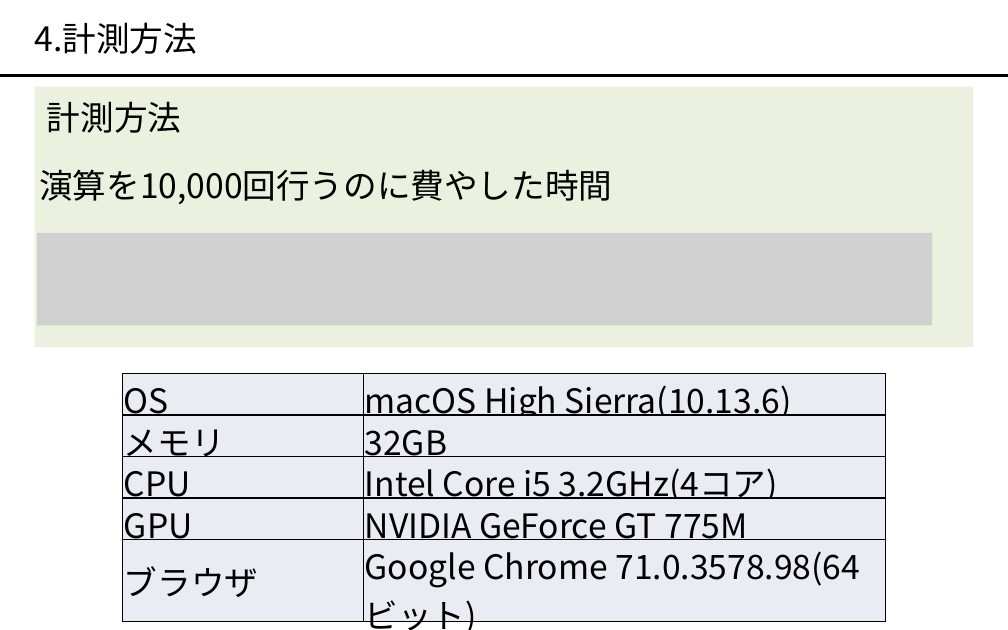
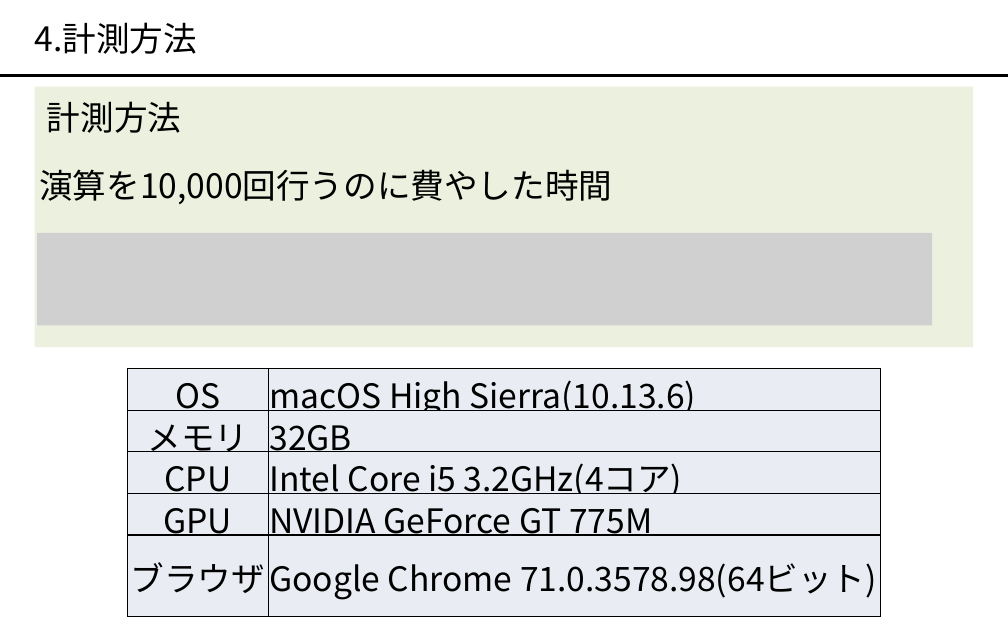
Before and after one commit to okmtaoo/-, a slide deck: slide 5 of presentation/出す.pptx. Drawn at 1008x630 pixels with LibreOffice and Linux fonts; fonts in the diff are those of the drawing; grey boxes stand for pictures. Boxes give left, top, right and bottom in pixels: in the first picture for what was removed or moved away, otherwise in the second. Text is boxed around its words. In the diff, an @@ line names an element or a change of style, - is before the commit and + after.

```diff
--- a/presentation/出す.pptx
+++ b/presentation/出す.pptx
@@ table at (127, 369, 880, 613) @@
@@ alignment left to centre @@
@@ table: place and size @@
-table at (123, 373, 886, 621)
+table at (127, 369, 880, 613)
```
Also in this commit, not shown: 5 other slides changed, 2 slides added, 1 slide removed, 1 other file.
